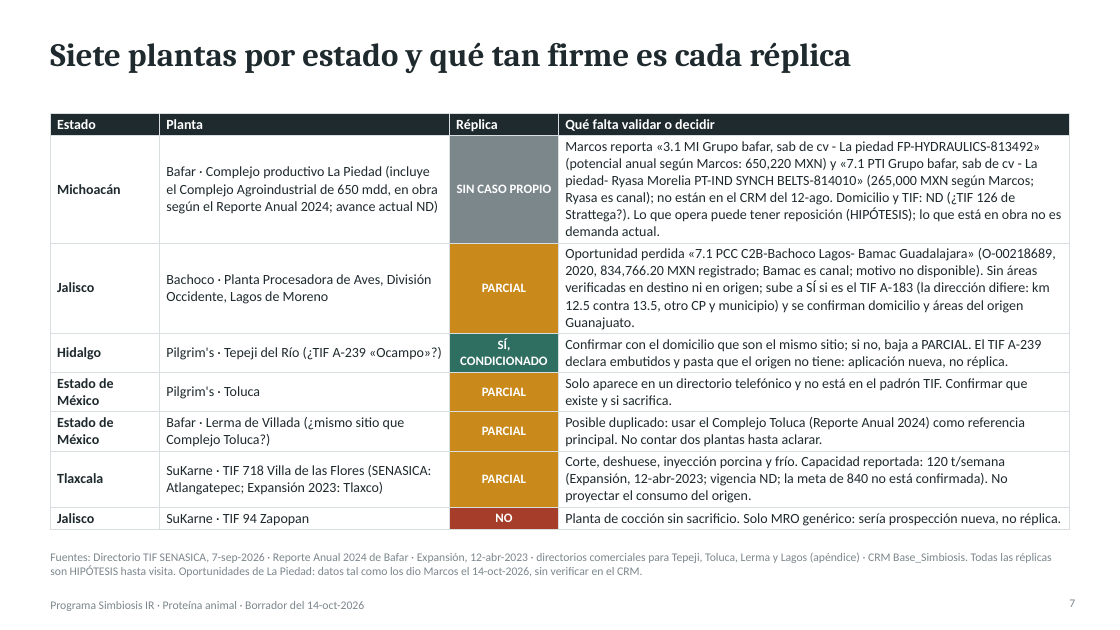
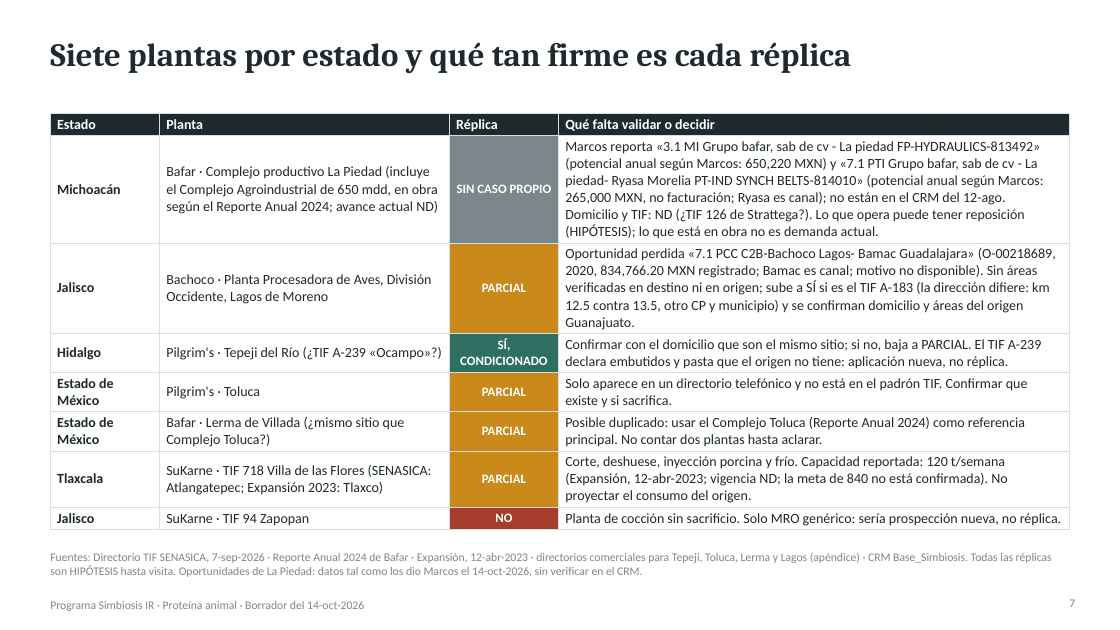
Before and after one commit to Marckqalex/Simbiosis-IR, a slide deck: slide 7 of entregables/Simbiosis_IR_Proteina_Animal_Entregable1.pptx. Drawn at 1120x630 pixels with LibreOffice and Linux fonts; fonts in the diff are those of the drawing. Boxes give left, top, right and bottom in pixels: in the first picture for what was removed or moved away, otherwise in the second. Text is boxed around its words. In the diff, an @@ line names an element or a change of style, - is before the commit and + after.

```diff
--- a/entregables/Simbiosis_IR_Proteina_Animal_Entregable1.pptx
+++ b/entregables/Simbiosis_IR_Proteina_Animal_Entregable1.pptx
@@ table at <box>50,113,1070,530</box> @@
-row 2, column 4: Marcos reporta «3.1 MI Grupo bafar, sab de cv - La piedad FP-HYDRAULICS-813492» (potencial anual según Marcos: 650,220 MXN) y «7.1 PTI Grupo bafar, sab de cv - La piedad- Ryasa Morelia PT-IND SYNCH BELTS-814010» (265,000 MXN según Marcos; Ryasa es canal); no están en el CRM del 12-ago. Domicilio y TIF: ND (¿TIF 126 de Strattega?). Lo que opera puede tener reposición (HIPÓTESIS); lo que está en obra no es demanda actual.
+row 2, column 4: Marcos reporta «3.1 MI Grupo bafar, sab de cv - La piedad FP-HYDRAULICS-813492» (potencial anual según Marcos: 650,220 MXN) y «7.1 PTI Grupo bafar, sab de cv - La piedad- Ryasa Morelia PT-IND SYNCH BELTS-814010» (potencial anual según Marcos: 265,000 MXN, no facturación; Ryasa es canal); no están en el CRM del 12-ago. Domicilio y TIF: ND (¿TIF 126 de Strattega?). Lo que opera puede tener reposición (HIPÓTESIS); lo que está en obra no es demanda actual.
```
Also in this commit, not shown: 2 other slides changed.
